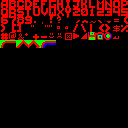
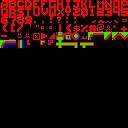
Two versions of the same layered image (128x128). Layer-by-layer changes:
renamed "Fundo" to "MainSheet.bmp", painted on it over box(1, 16, 128, 48)
